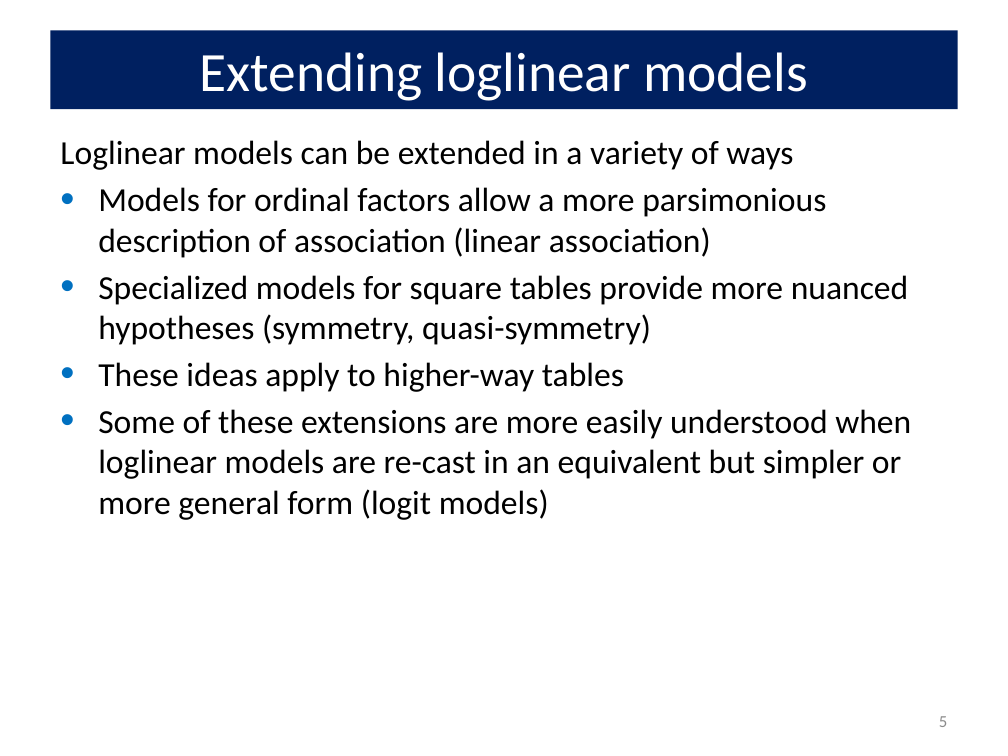
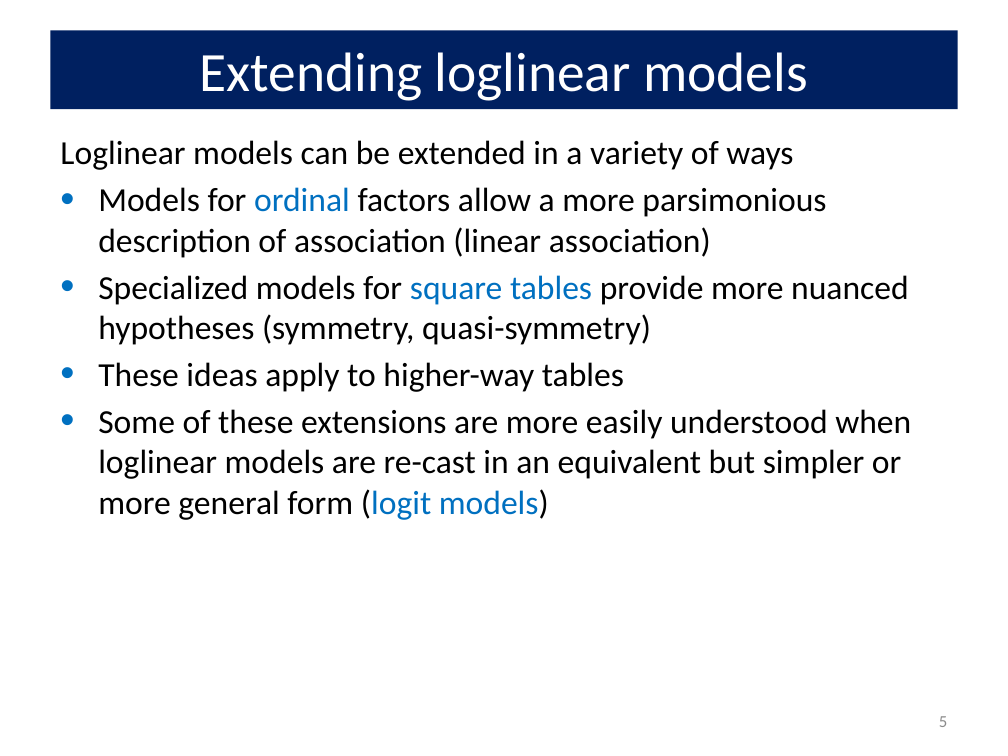
Before and after one commit to friendly/psy6136, a slide deck: slide 5 of lectures/08-Loglin2.pptx. Drawn at 1008x756 pixels with LibreOffice and Linux fonts; fonts in the diff are those of the drawing. Boxes give left, top, right and bottom in pixels: in the first picture for what was removed or moved away, otherwise in the second. Text is boxed around its words. In the diff, an @@ line names an element or a change of style, - is before the commit and + after.

```diff
--- a/lectures/08-Loglin2.pptx
+++ b/lectures/08-Loglin2.pptx
@@ text at (x1=98, y1=187, x2=911, y2=520): text colour #000000 to #0070C0 in "ordinal", "square tables", "(logit models)" @@
```
Also in this commit, not shown: 1 other slide changed, 11 other files.
